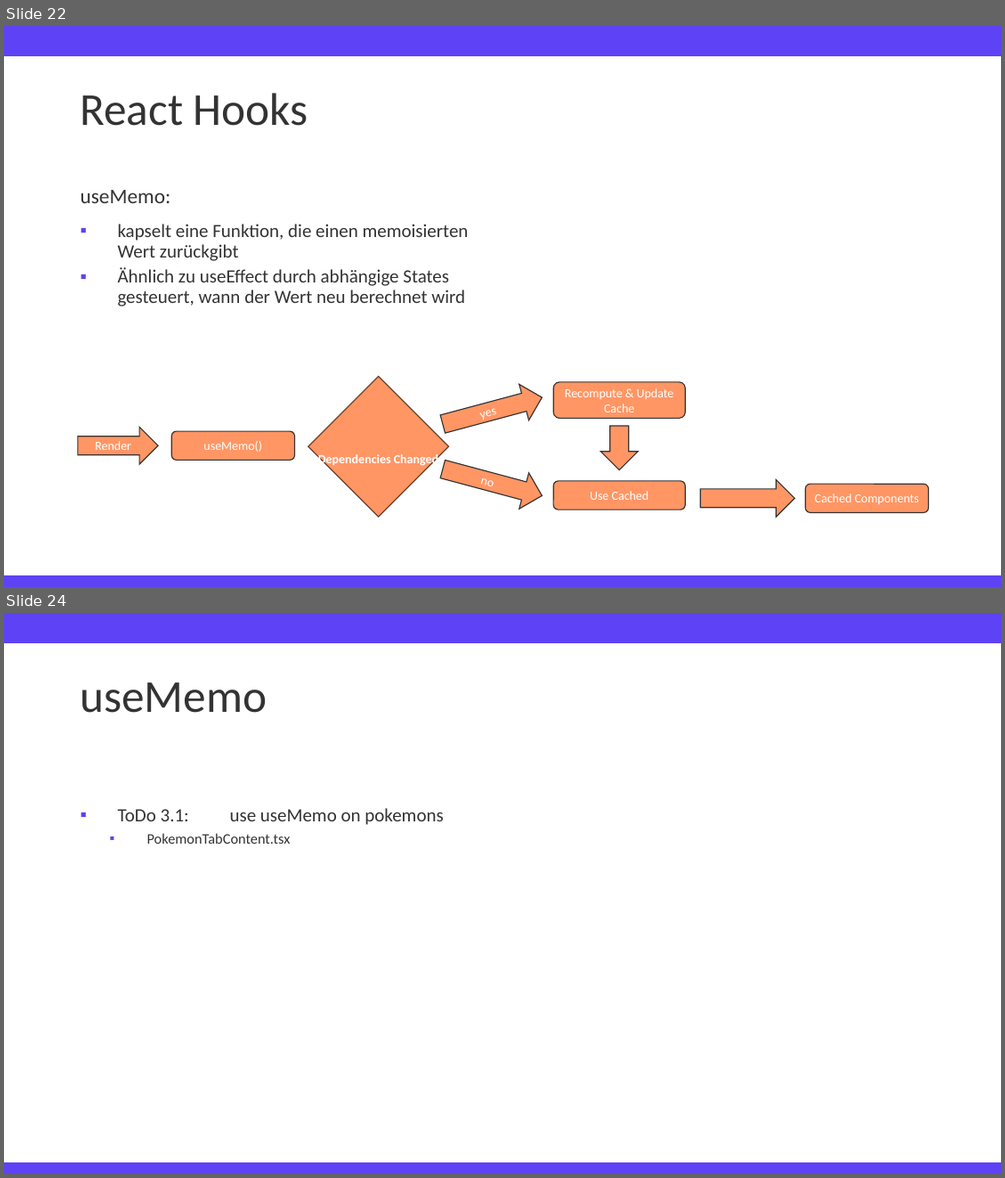
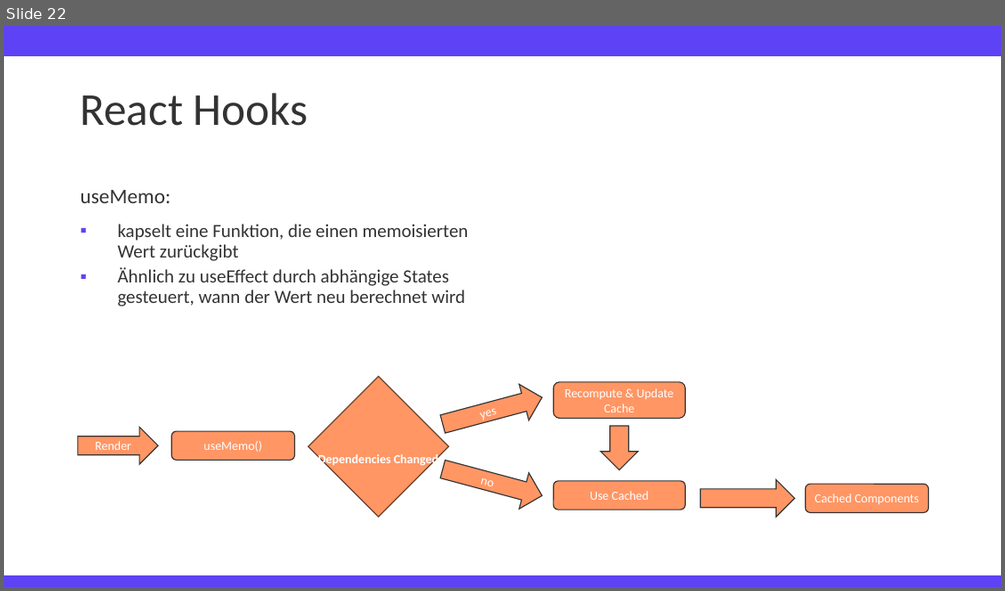
Before and after one commit to TimFehrmannAclue/techlabor_trainings_react_advanced, a slide deck: training_react_advanced.pptx. Shown one above the other, each under a label of ours: slides 22 and 24 before the commit, slide 22 after it; the slides between them are not shown. The pictures are 1005x1178 and 1005x591 pixels, drawn with LibreOffice and Linux fonts; fonts in the diff are those of the drawing; background and template pictures are left out. Boxes give left, top, right and bottom in pixels: in the first picture for what was removed or moved away, otherwise in the second. Text is boxed around its words. In the diff, an @@ line names an element or a change of style, - is before the commit and + after.

```diff
--- a/training_react_advanced.pptx
+++ b/training_react_advanced.pptx
@@ slide 24 removed at (x1=4, y1=613, x2=1001, y2=1174), background #FFFFFF; not listed: 2 template elements that a slide beside it also shows @@
@@ title removed at (x1=80, y1=682, x2=267, y2=713) @@
-useMemo
@@ text removed at (x1=118, y1=808, x2=443, y2=844) @@
-▪ ToDo 3.1: use useMemo on pokemons
-  ▪ PokemonTabContent.tsx
```
Also in this commit, not shown: 3 slides changed, 2 slides added.
